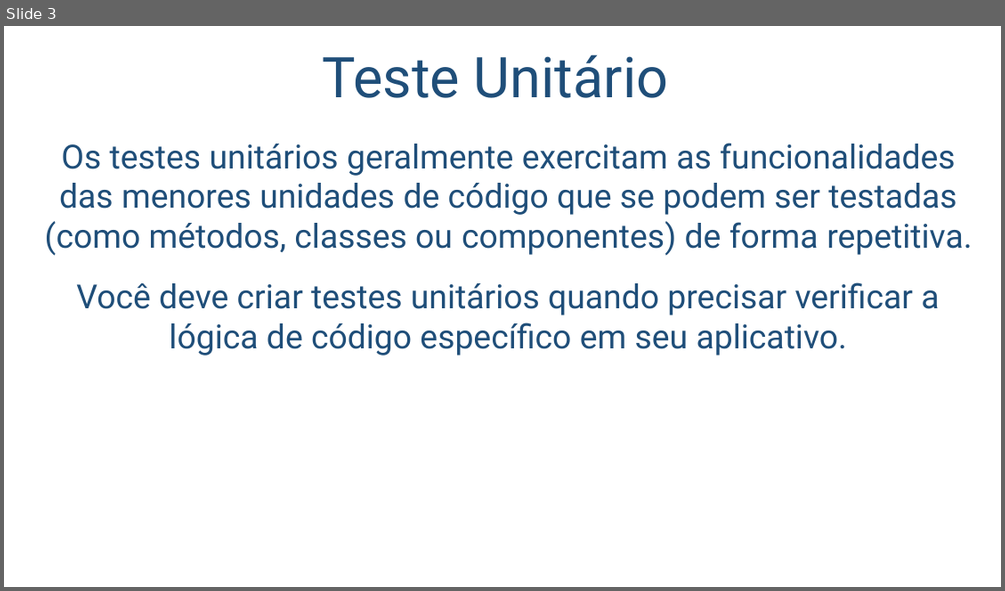
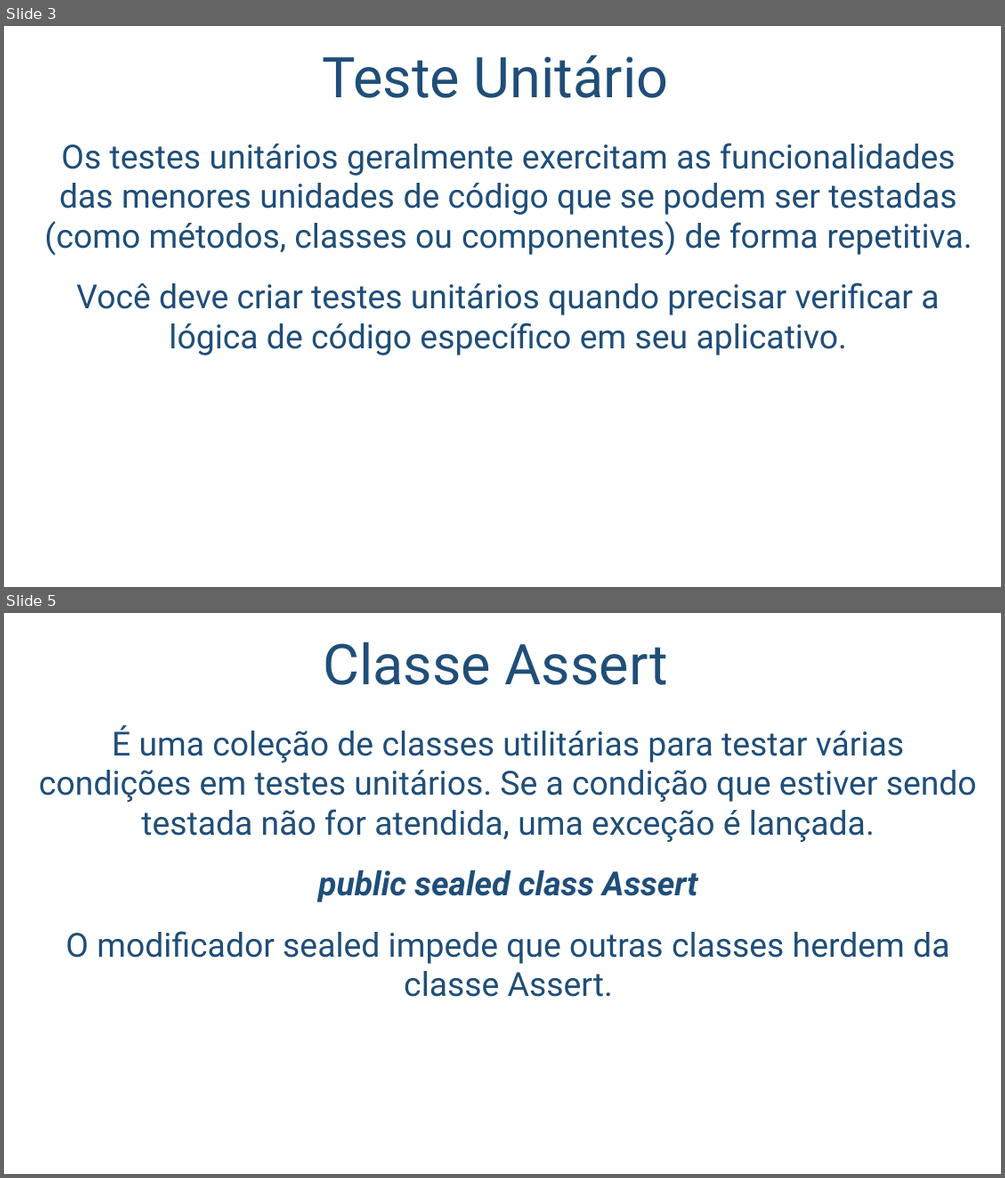
Before and after one commit to salmo-jr/public-slides, a slide deck: unit-tests_visual-studio.pptx. Shown one above the other, each under a label of ours: slide 3 before the commit, slides 3 and 5 after it; the slides between them are not shown. The pictures are 1005x591 and 1005x1178 pixels, drawn with LibreOffice and Linux fonts; fonts in the diff are those of the drawing; background and template pictures are left out. Boxes give left, top, right and bottom in pixels: in the first picture for what was removed or moved away, otherwise in the second. Text is boxed around its words. In the diff, an @@ line names an element or a change of style, - is before the commit and + after.

Commit message:
inclusão de slides sobre classes de teste

```diff
--- a/unit-tests_visual-studio.pptx
+++ b/unit-tests_visual-studio.pptx
@@ slide 5 added at (4,613,1001,1174), background picture (left out) @@
@@ title added at (323,641,668,685), 54 pt, text #1F4E79 @@
+Classe Assert
@@ text added at (39,725,977,997), 32 pt, text #1F4E79 @@
+É uma coleção de classes utilitárias para testar várias condições em testes unitários. Se a condição que estiver sendo testada não for atendida, uma exceção é lançada.
+public sealed class Assert
+O modificador sealed impede que outras classes herdem da classe Assert.
```
Also in this commit, not shown: 2 slides changed, 3 slides removed.
